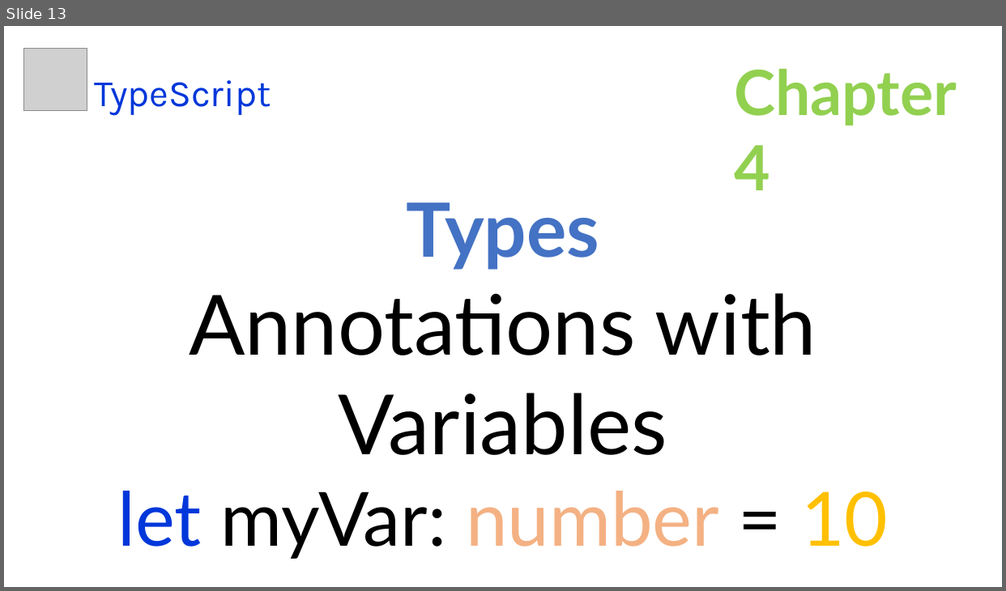
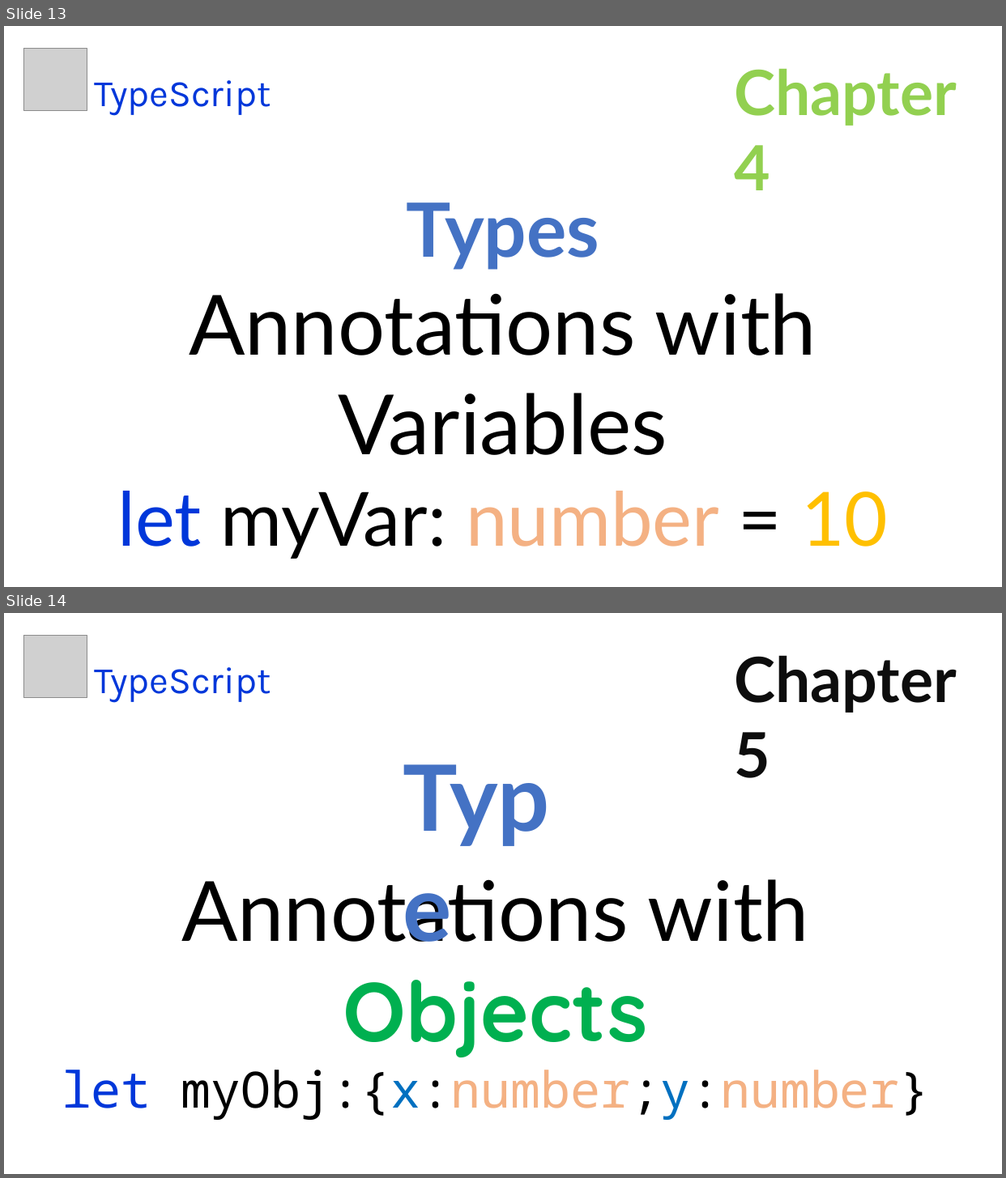
Before and after one commit to uidhtml/typescript-tutorials, a slide deck: typescript-tutorials.pptx. Shown one above the other, each under a label of ours: slide 13 before the commit, slides 13 and 14 after it. The pictures are 1006x591 and 1006x1178 pixels, drawn with LibreOffice and Linux fonts; fonts in the diff are those of the drawing; grey boxes stand for pictures. Boxes give left, top, right and bottom in pixels: in the first picture for what was removed or moved away, otherwise in the second. Text is boxed around its words. In the diff, an @@ line names an element or a change of style, - is before the commit and + after.

Commit message:
Added chapter 5

```diff
--- a/typescript-tutorials.pptx
+++ b/typescript-tutorials.pptx
@@ slide 14 added at <box>4,613,1002,1174</box>, background #FFFFFF @@
@@ picture added at <box>24,635,87,697</box> @@
@@ text added at <box>734,655,957,778</box>, 60 pt, text #0D0D0D, bold @@
+Chapter 5
@@ text added at <box>94,667,270,702</box>, 36 pt, text #0037DA @@
+TypeScript
@@ text added at <box>395,736,572,855</box>, 88 pt, text #4472C4, bold @@
+Type
@@ text added at <box>62,879,930,1120</box>, 48 pt, text #000000 @@
+Annotations with Objects
+let myObj:{x:number;y:number}
```
Also in this commit, not shown: 1 other file.
